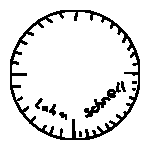
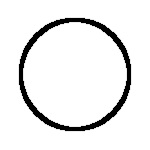
Layers edited between the first and the second 150px x 150px image:
hid "Paint Layer 1" over [10, 10, 140, 140]
